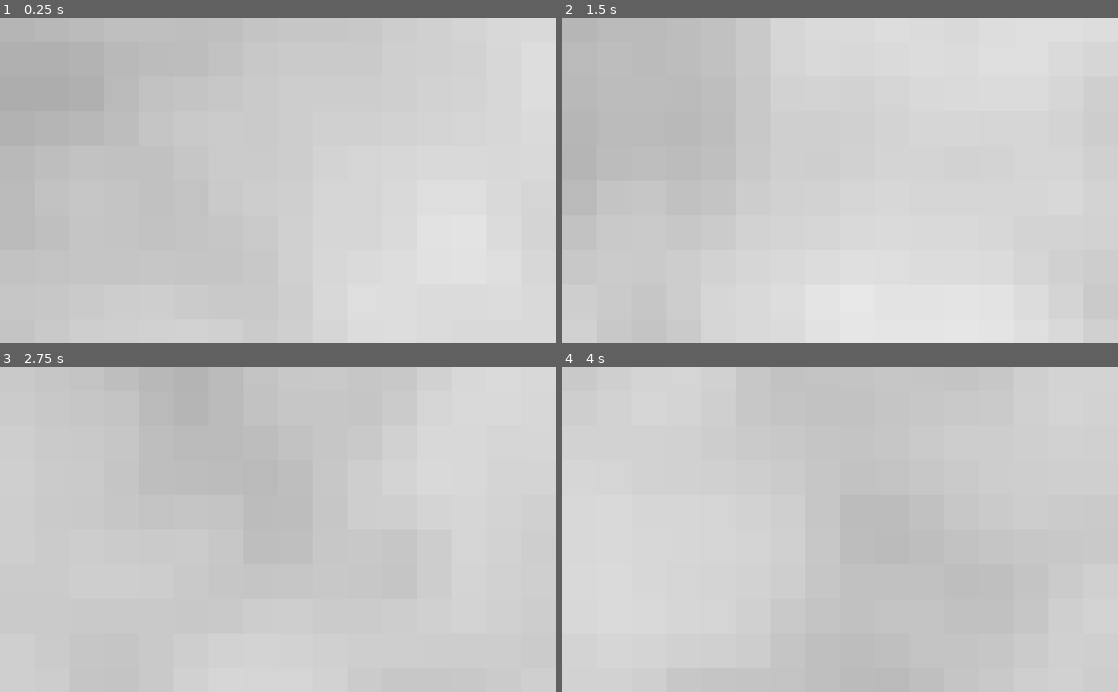
Above: before the commit, frames 1-4 (two rows, left to right).
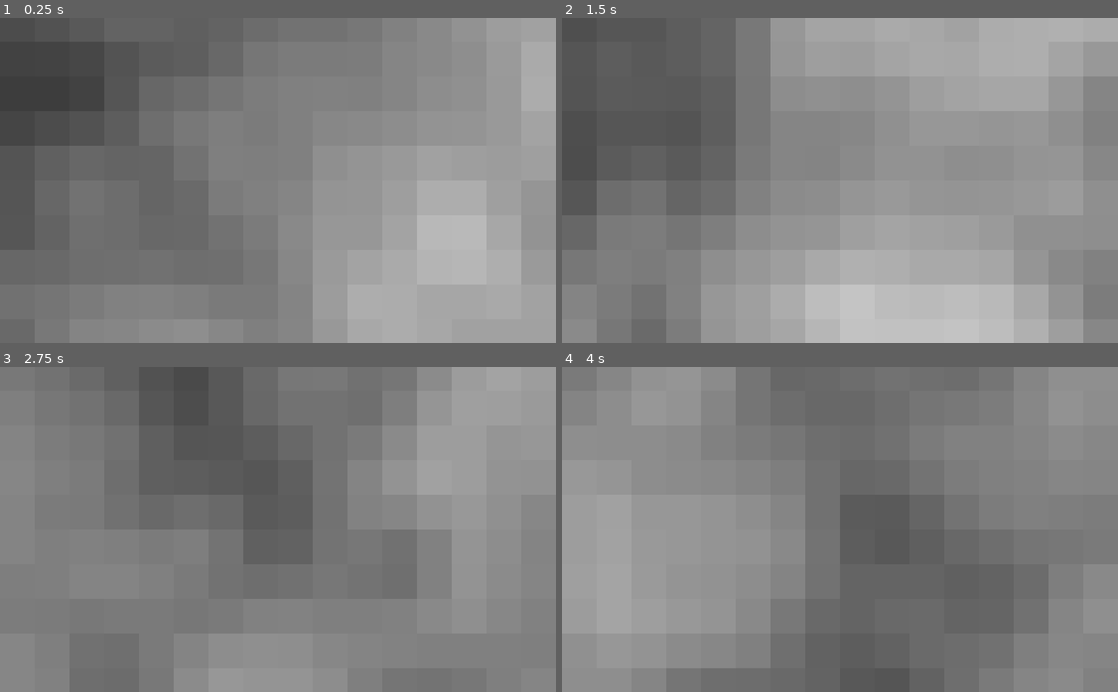
Above: after the commit, the same moments.

Repository: EispriStic/roguelite-irilind-leo
Game: Godot game, scene res://Scenes/World/World.tscn
Two runs of this game, one before a commit and one after it. Both use one fixed random seed, a clock stepped at 60 frames per second and the inputs below. This scene is started directly instead of the project's main scene.
Inputs:
- Up to frame 1 (0.25 s): no input
- Up to frame 2 (1.5 s): no input
- Up to frame 3 (2.75 s): no input
- Up to frame 4 (4 s): no input

The runs differ from the first frame. In frame 1, 100% of the frame differs, in the area x 0-100%, y 0-100%; in frame 2, 100%; in frame 3, 100%; in frame 4, 100%.

Commit message:
Update World.gd

Diff:
--- a/Roguelite/Scenes/World/World.gd
+++ b/Roguelite/Scenes/World/World.gd
@@ -18,8 +18,11 @@
 func changeTileMap(offset):
 	for x in range(-10,10):
 		for y in range(-10,10):
-			var tile = int(Globals.get_noise_3d(x,y,time)*128.0)
-			$TileMap.set_cell(x,y,0,false,false,false,Vector2(tile,0))
+			var tile = int(Globals.get_noise_3d(x,y,time)*256.0)
+			var tilesheet = 0
+#			if(tile>120):
+#				tilesheet = -1
+			$TileMap.set_cell(x,y,tilesheet,false,false,false,Vector2(tile,0))
 # Called every frame. 'delta' is the elapsed time since the previous frame.
 #func _process(delta):
 #	pass
